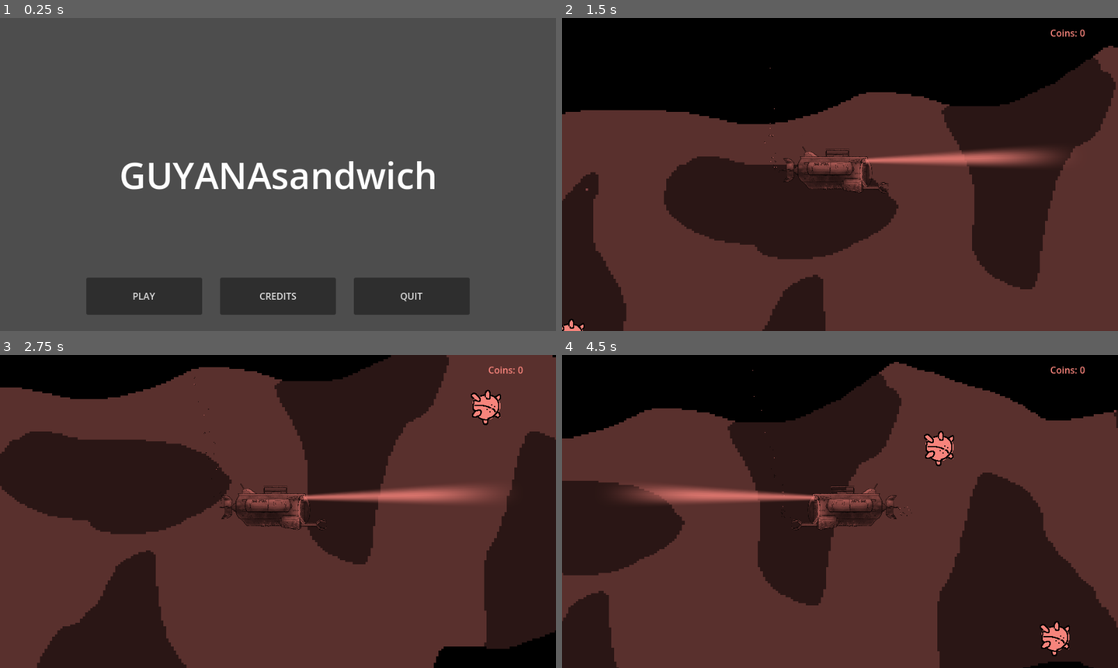
Above: before the commit, frames 1-4 (two rows, left to right).
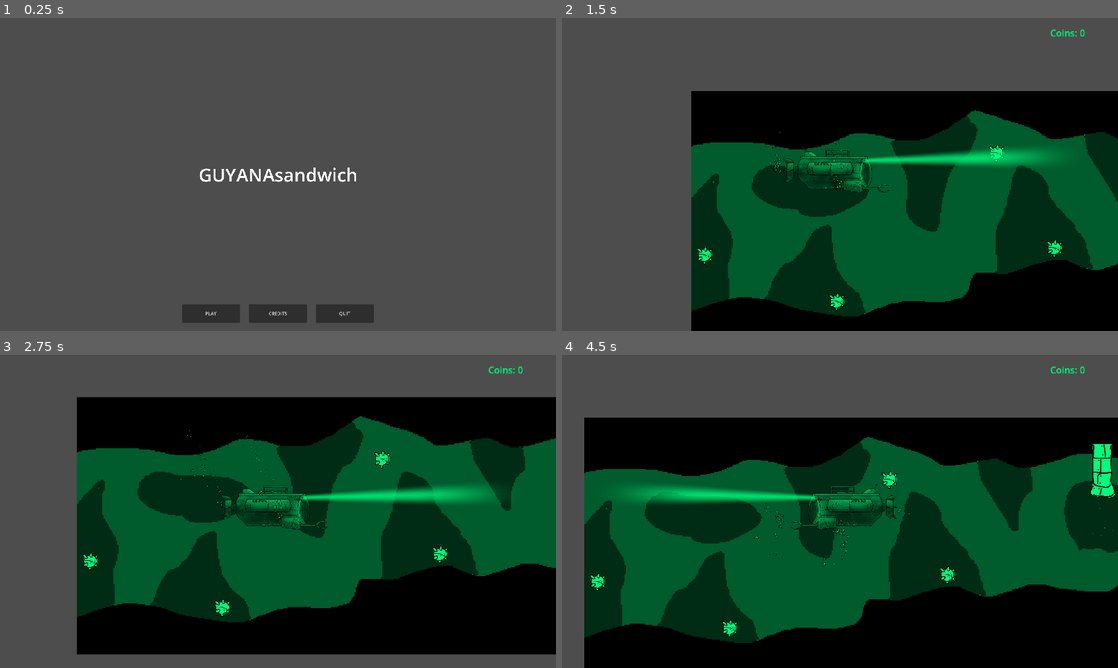
Above: after the commit, the same moments.

Repository: ArceusMaxis/guyana
Game: Godot game, scene res://scenes/main_menu.tscn
The game is run twice, just before and just after one commit, with the same random seed, the same clock (stepped at 60 frames per second) and the same inputs.
Inputs:
- Up to frame 1 (0.25 s): no input
- Up to frame 2 (1.5 s): click "PLAY" at 0.5 s; tap Enter at 1.25 s; hold D (right) from 1.28 s (still down); tap Space (grab) at 1.35 s
- Up to frame 3 (2.75 s): release D (right) at 2.03 s; hold S (down) from 2.03 s (still down); tap Space (grab) at 2.1 s
- Up to frame 4 (4.5 s): release S (down) at 2.78 s; hold D (right) 2.78-3.53 s; tap Space (grab) at 2.85, 3.6, 4.35 s; hold W (up) 3.53-4.28 s; hold A (left) from 4.28 s (still down)

The runs differ from the first frame. In frame 1, 9.4% of the frame differs, in the area x 15-85%, y 45-98%; in frame 2, 97%; in frame 3, 99%, in the area x 0-100%, y 0-100%; in frame 4, 99%.

Commit message:
before audio

Diff:
--- a/project.godot
+++ b/project.godot
@@ -17,8 +17,8 @@
 
 [display]
 
-window/size/viewport_width=960
-window/size/viewport_height=540
+window/size/viewport_width=1920
+window/size/viewport_height=1080
 window/size/mode=4
 window/size/resizable=false
 window/stretch/mode="viewport"
--- a/scenes/main_menu.tscn
+++ b/scenes/main_menu.tscn
@@ -86,21 +86,170 @@
 anchor_top = 0.5
 anchor_right = 0.5
 anchor_bottom = 0.5
-offset_left = -416.0
-offset_top = -222.0
-offset_right = 133.0
-offset_bottom = -135.0
-grow_horizontal = 2
-grow_vertical = 2
-theme_override_font_sizes/font_size = 63
+offset_left = -768.0
+offset_top = -412.0
+offset_right = -219.0
+offset_bottom = -325.0
+grow_horizontal = 2
+grow_vertical = 2
+theme_override_font_sizes/font_size = 153
 text = "Credits"
 
 [node name="backbutton" type="Button" parent="Credits" unique_id=531766007]
 unique_name_in_owner = true
-layout_mode = 0
-offset_left = 760.0
-offset_top = 400.0
-offset_right = 896.0
-offset_bottom = 481.0
+layout_mode = 1
+anchors_preset = 3
+anchor_left = 1.0
+anchor_top = 1.0
+anchor_right = 1.0
+anchor_bottom = 1.0
+offset_left = -256.0
+offset_top = -184.0
+offset_right = -96.0
+offset_bottom = -79.0
+grow_horizontal = 0
+grow_vertical = 0
 theme_override_font_sizes/font_size = 53
 text = "Back"
+
+[node name="HBoxContainer" type="GridContainer" parent="Credits" unique_id=680090170]
+layout_mode = 1
+anchors_preset = 8
+anchor_left = 0.5
+anchor_top = 0.5
+anchor_right = 0.5
+anchor_bottom = 0.5
+offset_left = -622.0
+offset_top = -224.0
+offset_right = 622.0
+offset_bottom = 224.0
+grow_horizontal = 2
+grow_vertical = 2
+theme_override_constants/h_separation = 130
+theme_override_constants/v_separation = 70
+columns = 3
+
+[node name="Label2" type="Label" parent="Credits/HBoxContainer" unique_id=1513909823]
+layout_mode = 2
+theme_override_font_sizes/font_size = 110
+text = "Chaak"
+horizontal_alignment = 1
+vertical_alignment = 1
+
+[node name="Label" type="Label" parent="Credits/HBoxContainer/Label2" unique_id=620657856]
+layout_mode = 1
+anchors_preset = 7
+anchor_left = 0.5
+anchor_top = 1.0
+anchor_right = 0.5
+anchor_bottom = 1.0
+offset_left = -128.5
+offset_top = -15.5
+offset_right = 128.5
+offset_bottom = 48.5
+grow_horizontal = 2
+grow_vertical = 0
+theme_override_font_sizes/font_size = 39
+text = "Programming"
+horizontal_alignment = 1
+vertical_alignment = 1
+
+[node name="Label3" type="Label" parent="Credits/HBoxContainer" unique_id=1776740938]
+layout_mode = 2
+theme_override_font_sizes/font_size = 110
+text = "Mikko"
+horizontal_alignment = 1
+vertical_alignment = 1
+
+[node name="Label" type="Label" parent="Credits/HBoxContainer/Label3" unique_id=8202778]
+layout_mode = 1
+anchors_preset = 7
+anchor_left = 0.5
+anchor_top = 1.0
+anchor_right = 0.5
+anchor_bottom = 1.0
+offset_left = -128.5
+offset_top = -15.5
+offset_right = 128.5
+offset_bottom = 48.5
+grow_horizontal = 2
+grow_vertical = 0
+theme_override_font_sizes/font_size = 39
+text = "Art & UI"
+horizontal_alignment = 1
+vertical_alignment = 1
+
+[node name="Label4" type="Label" parent="Credits/HBoxContainer" unique_id=1977754884]
+layout_mode = 2
+theme_override_font_sizes/font_size = 110
+text = "Lena"
+horizontal_alignment = 1
+vertical_alignment = 1
+
+[node name="Label" type="Label" parent="Credits/HBoxContainer/Label4" unique_id=2002487395]
+layout_mode = 1
+anchors_preset = 7
+anchor_left = 0.5
+anchor_top = 1.0
+anchor_right = 0.5
+anchor_bottom = 1.0
+offset_left = -128.5
+offset_top = -15.5
+offset_right = 128.5
+offset_bottom = 48.5
+grow_horizontal = 2
+grow_vertical = 0
+theme_override_font_sizes/font_size = 39
+text = "Art"
+horizontal_alignment = 1
+vertical_alignment = 1
+
+[node name="Label5" type="Label" parent="Credits/HBoxContainer" unique_id=1014537706]
+layout_mode = 2
+theme_override_font_sizes/font_size = 110
+text = "Magda"
+horizontal_alignment = 1
+vertical_alignment = 1
+
+[node name="Label" type="Label" parent="Credits/HBoxContainer/Label5" unique_id=224170119]
+layout_mode = 1
+anchors_preset = 7
+anchor_left = 0.5
+anchor_top = 1.0
+anchor_right = 0.5
+anchor_bottom = 1.0
+offset_left = -128.5
+offset_top = -15.5
+offset_right = 128.5
+offset_bottom = 48.5
+grow_horizontal = 2
+grow_vertical = 0
+theme_override_font_sizes/font_size = 39
+text = "Art"
+horizontal_alignment = 1
+vertical_alignment = 1
+
+[node name="Label6" type="Label" parent="Credits/HBoxContainer" unique_id=217231111]
+layout_mode = 2
+theme_override_font_sizes/font_size = 110
+text = "Kureca"
+horizontal_alignment = 1
+vertical_alignment = 1
+
+[node name="Label" type="Label" parent="Credits/HBoxContainer/Label6" unique_id=1540747785]
+layout_mode = 1
+anchors_preset = 7
+anchor_left = 0.5
+anchor_top = 1.0
+anchor_right = 0.5
+anchor_bottom = 1.0
+offset_left = -128.5
+offset_top = -15.5
+offset_right = 128.5
+offset_bottom = 48.5
+grow_horizontal = 2
+grow_vertical = 0
+theme_override_font_sizes/font_size = 39
+text = "Music"
+horizontal_alignment = 1
+vertical_alignment = 1
--- a/scenes/subship.tscn
+++ b/scenes/subship.tscn
@@ -1,13 +1,30 @@
 [gd_scene format=3 uid="uid://dbhrivwtxuo2h"]
 
 [ext_resource type="Script" uid="uid://c7yekw1xoh8a2" path="res://scripts/sub2d.gd" id="1_88klh"]
+[ext_resource type="Texture2D" uid="uid://c16j0dy5uvypi" path="res://textures/submarine_pipe_long.png" id="2_6k77r"]
 [ext_resource type="Texture2D" uid="uid://c33uhlxhiqqer" path="res://textures/bubble.png" id="2_j33nr"]
 [ext_resource type="Texture2D" uid="uid://dshlob4lhlkqu" path="res://textures/submarine_part_1.png" id="2_mjtt7"]
+[ext_resource type="Texture2D" uid="uid://p0gm7rfk3pai" path="res://textures/submarine_claw_top.png" id="3_qvn8w"]
 [ext_resource type="Texture2D" uid="uid://bdnt0hgdy2mmm" path="res://textures/oldmine.png" id="4_j33nr"]
-[ext_resource type="Texture2D" uid="uid://dmfgtbb676ier" path="res://textures/submarine_part_2.png" id="4_yrtbm"]
-[ext_resource type="Shader" uid="uid://d3vmes2vx17pk" path="res://scripts/tint_shader.gdshader" id="5_l0iaw"]
+[ext_resource type="Texture2D" uid="uid://cxwufvxoyfmtu" path="res://textures/submarine_claw_bottom.png" id="4_y5eat"]
 [ext_resource type="Shader" uid="uid://b10igr3bwfe23" path="res://scenes/godrays.gdshader" id="6_mjtt7"]
 [ext_resource type="Texture2D" uid="uid://cgtpey7opdnpv" path="res://textures/submarine_part_3.png" id="7_yrtbm"]
+[ext_resource type="Texture2D" uid="uid://npym7mnbm0mj" path="res://textures/bubbles.png" id="10_fhyat"]
+
+[sub_resource type="CapsuleShape2D" id="CapsuleShape2D_318gt"]
+radius = 28.65
+height = 128.0
+
+[sub_resource type="SpriteFrames" id="SpriteFrames_318gt"]
+animations = [{
+"frames": [{
+"duration": 1.0,
+"texture": ExtResource("2_mjtt7")
+}],
+"loop": 1,
+"name": &"default",
+"speed": 5.0
+}]
 
 [sub_resource type="ShaderMaterial" id="ShaderMaterial_318gt"]
 shader = ExtResource("6_mjtt7")
@@ -28,46 +45,43 @@
 [sub_resource type="RectangleShape2D" id="RectangleShape2D_318gt"]
 size = Vector2(40, 64)
 
-[sub_resource type="SpriteFrames" id="SpriteFrames_318gt"]
-animations = [{
-"frames": [{
-"duration": 1.0,
-"texture": ExtResource("2_mjtt7")
-}],
-"loop": 1,
-"name": &"default",
-"speed": 5.0
-}]
-
-[sub_resource type="CapsuleShape2D" id="CapsuleShape2D_318gt"]
-radius = 28.65
-height = 128.0
-
 [sub_resource type="Animation" id="Animation_5apra"]
 length = 0.001
 tracks/0/type = "value"
 tracks/0/imported = false
 tracks/0/enabled = true
-tracks/0/path = NodePath("flipnode/Claw:scale")
+tracks/0/path = NodePath("flipnode/SubmarinePipeLong:position")
 tracks/0/interp = 1
 tracks/0/loop_wrap = true
 tracks/0/keys = {
 "times": PackedFloat32Array(0),
 "transitions": PackedFloat32Array(1),
 "update": 0,
-"values": [Vector2(0.072, 0.0774104)]
+"values": [Vector2(17.5, 9.5)]
 }
 tracks/1/type = "value"
 tracks/1/imported = false
 tracks/1/enabled = true
-tracks/1/path = NodePath("flipnode/Claw:position")
+tracks/1/path = NodePath("flipnode/SubmarinePipeLong/Clawpinch/SubmarineClawTop:rotation")
 tracks/1/interp = 1
 tracks/1/loop_wrap = true
 tracks/1/keys = {
 "times": PackedFloat32Array(0),
 "transitions": PackedFloat32Array(1),
 "update": 0,
-"values": [Vector2(16.000004, 8.000002)]
+"values": [0.0]
+}
+tracks/2/type = "value"
+tracks/2/imported = false
+tracks/2/enabled = true
+tracks/2/path = NodePath("flipnode/SubmarinePipeLong/Clawpinch/SubmarineClawBottom:rotation")
+tracks/2/interp = 1
+tracks/2/loop_wrap = true
+tracks/2/keys = {
+"times": PackedFloat32Array(0),
+"transitions": PackedFloat32Array(1),
+"update": 0,
+"values": [0.0]
 }
 
 [sub_resource type="Animation" id="Animation_p6y7h"]
@@ -76,14 +90,26 @@
 tracks/0/type = "value"
 tracks/0/imported = false
 tracks/0/enabled = true
-tracks/0/path = NodePath("flipnode/Claw:position")
+tracks/0/path = NodePath("flipnode/SubmarinePipeLong/Clawpinch/SubmarineClawBottom:rotation")
 tracks/0/interp = 1
 tracks/0/loop_wrap = true
 tracks/0/keys = {
-"times": PackedFloat32Array(0, 0.118078396, 0.25),
-"transitions": PackedFloat32Array(1, 1, 1),
-"update": 0,
-"values": [Vector2(16.000004, 8.000002), Vector2(8, 8), Vector2(16.000004, 8.000002)]
+"times": PackedFloat32Array(0, 0.1, 0.25),
+"transitions": PackedFloat32Array(1, 1, 1),
+"update": 0,
+"values": [0.0, 0.7853982, 0.0]
+}
+tracks/1/type = "value"
+tracks/1/imported = false
+tracks/1/enabled = true
+tracks/1/path = NodePath("flipnode/SubmarinePipeLong/Clawpinch/SubmarineClawTop:rotation")
+tracks/1/interp = 1
+tracks/1/loop_wrap = true
+tracks/1/keys = {
+"times": PackedFloat32Array(0, 0.1, 0.25),
+"transitions": PackedFloat32Array(1, 1, 1),
+"update": 0,
+"values": [0.0, -0.7853982, 0.0]
 }
 
 [sub_resource type="Animation" id="Animation_o73sm"]
@@ -91,26 +117,38 @@
 tracks/0/type = "value"
 tracks/0/imported = false
 tracks/0/enabled = true
-tracks/0/path = NodePath("flipnode/Claw:scale")
+tracks/0/path = NodePath("flipnode/SubmarinePipeLong:position")
 tracks/0/interp = 1
 tracks/0/loop_wrap = true
 tracks/0/keys = {
 "times": PackedFloat32Array(0, 0.55, 1),
 "transitions": PackedFloat32Array(1, 1, 1),
 "update": 0,
-"values": [Vector2(0.072, 0.0774104), Vector2(0.12000001, 0.0774104), Vector2(0.072, 0.0774104)]
+"values": [Vector2(17.5, 9.5), Vector2(50, 9.5), Vector2(17.5, 9.5)]
 }
 tracks/1/type = "value"
 tracks/1/imported = false
 tracks/1/enabled = true
-tracks/1/path = NodePath("flipnode/Claw:position")
+tracks/1/path = NodePath("flipnode/SubmarinePipeLong/Clawpinch/SubmarineClawTop:rotation")
 tracks/1/interp = 1
 tracks/1/loop_wrap = true
 tracks/1/keys = {
-"times": PackedFloat32Array(0, 0.55, 1),
-"transitions": PackedFloat32Array(1, 1, 1),
-"update": 0,
-"values": [Vector2(16.000004, 8.000002), Vector2(7.6293945e-06, 8.000002), Vector2(16.000004, 8.000002)]
+"times": PackedFloat32Array(0, 0.15, 1),
+"transitions": PackedFloat32Array(1, 1, 1),
+"update": 0,
+"values": [0.0, -0.7853982, 0.0]
+}
+tracks/2/type = "value"
+tracks/2/imported = false
+tracks/2/enabled = true
+tracks/2/path = NodePath("flipnode/SubmarinePipeLong/Clawpinch/SubmarineClawBottom:rotation")
+tracks/2/interp = 1
+tracks/2/loop_wrap = true
+tracks/2/keys = {
+"times": PackedFloat32Array(0, 0.15, 1),
+"transitions": PackedFloat32Array(1, 1, 1),
+"update": 0,
+"values": [0.0, 0.7853982, 0.0]
 }
 
 [sub_resource type="AnimationLibrary" id="AnimationLibrary_78rhj"]
@@ -120,28 +158,89 @@
 &"pickup": SubResource("Animation_o73sm")
 }
 
-[sub_resource type="ShaderMaterial" id="ShaderMaterial_mjtt7"]
-shader = ExtResource("5_l0iaw")
-shader_parameter/tint_color = Color(0.007438788, 0.52425444, 0, 1)
-shader_parameter/blend_amount = 0.800000038
-
 [node name="Ship" type="CharacterBody2D" unique_id=1365197171 groups=["player"]]
+scale = Vector2(2, 2)
 script = ExtResource("1_88klh")
 thrust_speed = 800.0
 max_speed = 200.0
 friction = 0.98
 
+[node name="CollisionShape2D" type="CollisionShape2D" parent="." unique_id=695989082]
+position = Vector2(-8, -2.78)
+rotation = -1.5707964
+shape = SubResource("CapsuleShape2D_318gt")
+
+[node name="AnimatedSprite2D" type="AnimatedSprite2D" parent="." unique_id=1534982751]
+scale = Vector2(0.12, 0.12)
+sprite_frames = SubResource("SpriteFrames_318gt")
+autoplay = "default"
+
 [node name="flipnode" type="Marker2D" parent="." unique_id=677726236]
 
-[node name="CPUParticles2D" type="CPUParticles2D" parent="flipnode" unique_id=1656590288]
+[node name="SubmarinePipeLong" type="Sprite2D" parent="flipnode" unique_id=464452684]
+position = Vector2(17.5, 9.5)
+scale = Vector2(0.07, 0.07)
+texture = ExtResource("2_6k77r")
+
+[node name="Clawpinch" type="Marker2D" parent="flipnode/SubmarinePipeLong" unique_id=1088136517]
+
+[node name="SubmarineClawTop" type="Sprite2D" parent="flipnode/SubmarinePipeLong/Clawpinch" unique_id=1142586950]
+position = Vector2(707.1428, 185.71428)
+scale = Vector2(1.1428571, 1.1428571)
+texture = ExtResource("3_qvn8w")
+offset = Vector2(105, -33)
+region_enabled = true
+region_rect = Rect2(1692.3438, 1090.8263, 252.67493, 110.27942)
+
+[node name="SubmarineClawBottom" type="Sprite2D" parent="flipnode/SubmarinePipeLong/Clawpinch" unique_id=547521156]
+position = Vector2(707.1428, 221.42857)
+scale = Vector2(1.143, 1.143)
+texture = ExtResource("4_y5eat")
+offset = Vector2(105, 28.96)
+region_enabled = true
+region_rect = Rect2(1692.6705, 1206.467, 260.8202, 104.96423)
+
+[node name="Bubblesfloat" type="CPUParticles2D" parent="flipnode" unique_id=1656590288]
 position = Vector2(-104, -8)
 amount = 60
 texture = ExtResource("2_j33nr")
 emission_shape = 3
 emission_rect_extents = Vector2(9.285, 6.73)
-gravity = Vector2(0, -980)
-scale_amount_min = 0.05
-scale_amount_max = 0.2
+gravity = Vector2(0, -400)
+scale_amount_min = 0.1
+scale_amount_max = 0.4
+
+[node name="Bubblesfloat3" type="CPUParticles2D" parent="flipnode" unique_id=596209483]
+position = Vector2(2, 18.5)
+amount = 60
+texture = ExtResource("2_j33nr")
+emission_shape = 3
+emission_rect_extents = Vector2(9.285, 6.73)
+gravity = Vector2(0, -400)
+scale_amount_min = 0.1
+scale_amount_max = 0.4
+
+[node name="Bubblesbig" type="CPUParticles2D" parent="flipnode" unique_id=647039391]
+position = Vector2(-104, -8)
+amount = 16
+texture = ExtResource("2_j33nr")
+emission_shape = 3
+emission_rect_extents = Vector2(9.285, 6.73)
+gravity = Vector2(0, -20)
+orbit_velocity_min = -0.04
+orbit_velocity_max = 0.04
+scale_amount_min = 0.1
+
+[node name="Bubblesbig2" type="CPUParticles2D" parent="flipnode" unique_id=454148221]
+position = Vector2(2, 18.5)
+amount = 16
+texture = ExtResource("2_j33nr")
+emission_shape = 3
+emission_rect_extents = Vector2(9.285, 6.73)
+gravity = Vector2(0, -20)
+orbit_velocity_min = -0.04
+orbit_velocity_max = 0.04
+scale_amount_min = 0.1
 
 [node name="fakelight" type="ColorRect" parent="flipnode" unique_id=1172390606]
 z_index = 1
@@ -152,11 +251,6 @@
 offset_bottom = 395.9852
 rotation = -1.5723786
 
-[node name="Claw" type="Sprite2D" parent="flipnode" unique_id=705379457]
-position = Vector2(16.000004, 8.000002)
-scale = Vector2(0.072, 0.0774104)
-texture = ExtResource("4_yrtbm")
-
 [node name="GrabArea" type="Area2D" parent="flipnode" unique_id=1561939041]
 position = Vector2(16, 0)
 
@@ -165,29 +259,32 @@
 shape = SubResource("RectangleShape2D_318gt")
 
 [node name="GrabPin" type="Marker2D" parent="flipnode" unique_id=1129250413]
+z_index = -1
 position = Vector2(80, 24)
+scale = Vector2(0.5, 0.5)
 
 [node name="oldmine" type="Sprite2D" parent="flipnode/GrabPin" unique_id=1095269812]
-visible = false
 texture = ExtResource("4_j33nr")
 
-[node name="SubmarinePart3" type="Sprite2D" parent="flipnode" unique_id=1738458247]
-z_index = 1
+[node name="Pipeholder" type="Sprite2D" parent="flipnode" unique_id=1738458247]
 position = Vector2(3.8146973e-06, 1.9073486e-06)
 scale = Vector2(0.12, 0.12)
 texture = ExtResource("7_yrtbm")
 
-[node name="AnimatedSprite2D" type="AnimatedSprite2D" parent="." unique_id=1534982751]
-scale = Vector2(0.12, 0.12)
-sprite_frames = SubResource("SpriteFrames_318gt")
-autoplay = "default"
-
-[node name="CollisionShape2D" type="CollisionShape2D" parent="." unique_id=695989082]
-position = Vector2(-8, -2.78)
-rotation = -1.5707964
-shape = SubResource("CapsuleShape2D_318gt")
-
 [node name="Camera2D" type="Camera2D" parent="." unique_id=72444264]
+
+[node name="CPUParticles2D" type="CPUParticles2D" parent="Camera2D" unique_id=535214509]
+position = Vector2(480, 704)
+amount = 1
+texture = ExtResource("10_fhyat")
+lifetime = 5.0
+explosiveness = 1.0
+randomness = 1.0
+emission_shape = 3
+emission_rect_extents = Vector2(480, 1)
+gravity = Vector2(0, -980)
+scale_amount_min = 0.1
+scale_amount_max = 0.3
 
 [node name="AnimationPlayer" type="AnimationPlayer" parent="." unique_id=2034815550]
 libraries/ = SubResource("AnimationLibrary_78rhj")
@@ -213,17 +310,5 @@
 text = "Coins: 0"
 horizontal_alignment = 2
 
-[node name="HueLayer" type="CanvasLayer" parent="." unique_id=255050449]
-layer = 100
-visible = false
-
-[node name="ColorRect" type="ColorRect" parent="HueLayer" unique_id=237898818]
-material = SubResource("ShaderMaterial_mjtt7")
-anchors_preset = 15
-anchor_right = 1.0
-anchor_bottom = 1.0
-grow_horizontal = 2
-grow_vertical = 2
-
 [node name="CanvasModulate" type="CanvasModulate" parent="." unique_id=262899531]
-color = Color(0.9693503, 0.51869804, 0.48519582, 1)
+color = Color(0, 0.9916915, 0.48586094, 1)
--- a/scenes/test2d.tscn
+++ b/scenes/test2d.tscn
@@ -8,6 +8,7 @@
 [node name="Node2D" type="Node2D" unique_id=212175431]
 
 [node name="Testbg" type="Sprite2D" parent="." unique_id=1180709907]
+z_index = -5
 position = Vector2(1116, 444)
 scale = Vector2(4.359375, 3.46875)
 texture = ExtResource("1_8c76e")
--- a/scripts/sub2d.gd
+++ b/scripts/sub2d.gd
@@ -12,6 +12,7 @@
 @onready var flipnode: Marker2D = $flipnode
 @onready var claw_anim: AnimationPlayer = $AnimationPlayer
 @onready var coinlabel: Label = $Control/Coinlabel
+@onready var colli: CollisionShape2D = $CollisionShape2D
 
 var nearby_items: Array[Area2D] = []
 var grabbed_item: Area2D = null
@@ -39,9 +40,11 @@
 			if input_vector.x > 0:
 				sprite.flip_h = false
 				flipnode.scale.x = 1
+				colli.position.x = -8
 			elif input_vector.x < 0:
 				sprite.flip_h = true
 				flipnode.scale.x = -1
+				colli.position.x = 8
 		else:
 			velocity = velocity.lerp(Vector2.ZERO, 1.0 - pow(friction, delta * 60))
 
--- a/scripts/tint_shader.gdshader
+++ /dev/null
@@ -1,12 +0,0 @@
-shader_type canvas_item;
-
-uniform vec4 tint_color : source_color = vec4(1.0,1.0,0.0,1.0);
-uniform float blend_amount : hint_range(0.0,1.0) = 1.0;
-uniform sampler2D screen_texture : hint_screen_texture,filter_nearest;
-
-void fragment() {
-	vec4 screen_color = texture(screen_texture,SCREEN_UV);
-	vec3 tinted = screen_color.rgb * tint_color.rgb;
-	COLOR.rgb = mix(screen_color.rgb, tinted, blend_amount);
-	COLOR.a = screen_color.a;
-}
Not shown, removed: scripts/tint_shader.gdshader.uid
Binary file added: textures/bubbles.png
Not shown, added: textures/bubbles.png.import
